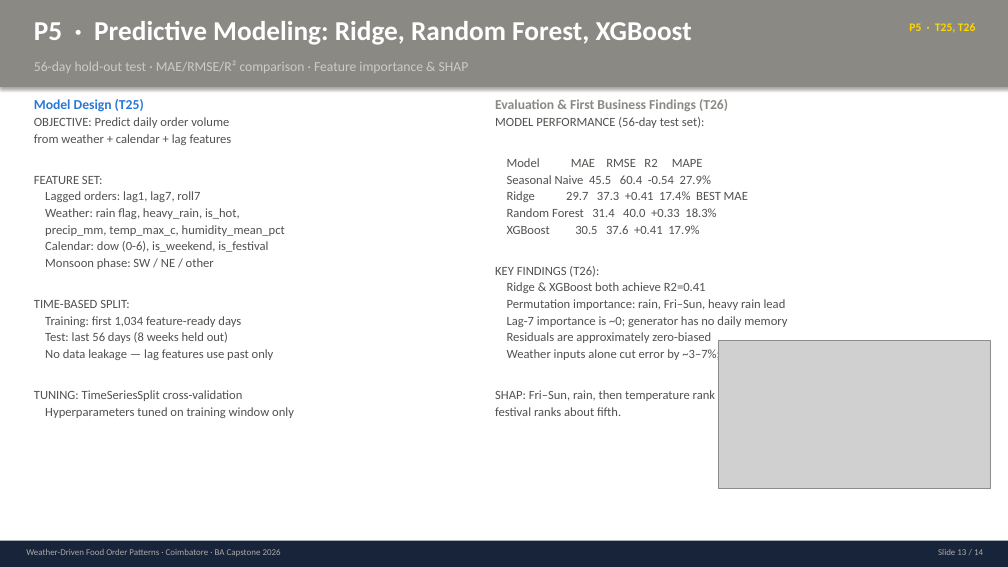
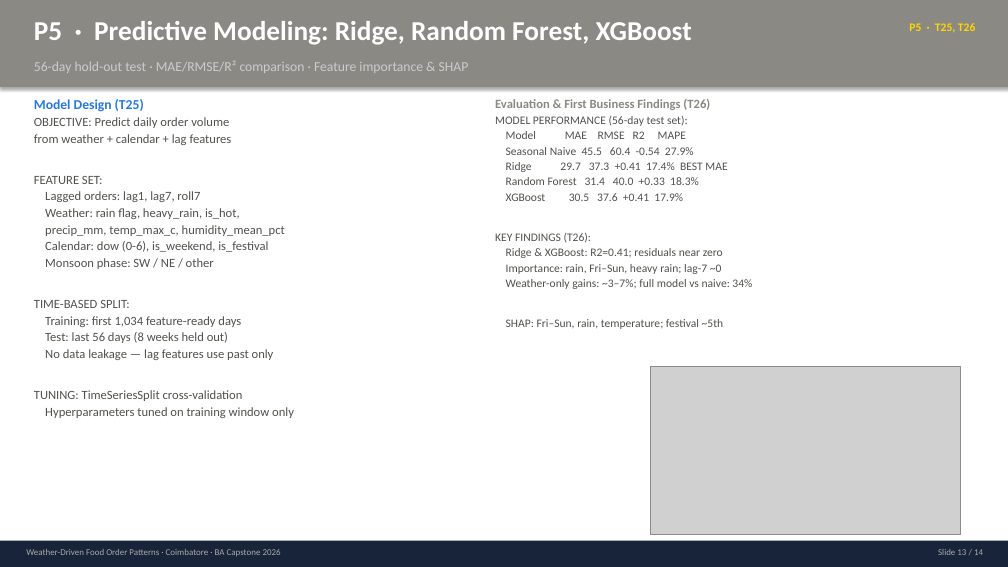
Before and after one commit to priyagarnet20-ops/weather-food-orders, a slide deck: slide 13 of slides/review1/review1_deck.pptx. Drawn at 1008x567 pixels with LibreOffice and Linux fonts; fonts in the diff are those of the drawing; grey boxes stand for pictures. Boxes give left, top, right and bottom in pixels: in the first picture for what was removed or moved away, otherwise in the second. Text is boxed around its words. In the diff, an @@ line names an element or a change of style, - is before the commit and + after.

```diff
--- a/slides/review1/review1_deck.pptx
+++ b/slides/review1/review1_deck.pptx
@@ text at (x1=495, y1=99, x2=727, y2=243): size 13 to 12 pt in "Evaluation & First Business Findings (T26)"; size 12 to 11 pt in "MODEL PERFORMANCE (56-day test set):", "Model MAE RMSE R2 MAPE", "Seasonal Naive 45.5 60.4 -0.54 27.9%", "Ridge 29.7 37.3 +0.41 17.4% BEST MAE" and 3 more places @@
@@ text at (x1=506, y1=248, x2=752, y2=329): text changed; size 12 to 11 pt @@
-Ridge & XGBoost both achieve R2=0.41
-Permutation importance: rain, Fri–Sun, heavy rain lead
-Lag-7 importance is ~0; generator has no daily memory
-Residuals are approximately zero-biased
-Weather inputs alone cut error by ~3–7%; full model beats naive by 34%
-SHAP: Fri–Sun, rain, then temperature rank highest;
-festival ranks about fifth.
+Ridge & XGBoost: R2=0.41; residuals near zero
+Importance: rain, Fri–Sun, heavy rain; lag-7 ~0
+Weather-only gains: ~3–7%; full model vs naive: 34%
+SHAP: Fri–Sun, rain, temperature; festival ~5th
@@ picture resized from (x1=718, y1=340, x2=991, y2=488) to (x1=650, y1=367, x2=960, y2=535) @@
```
Also in this commit, not shown: 2 other slides changed, 1 other file.
